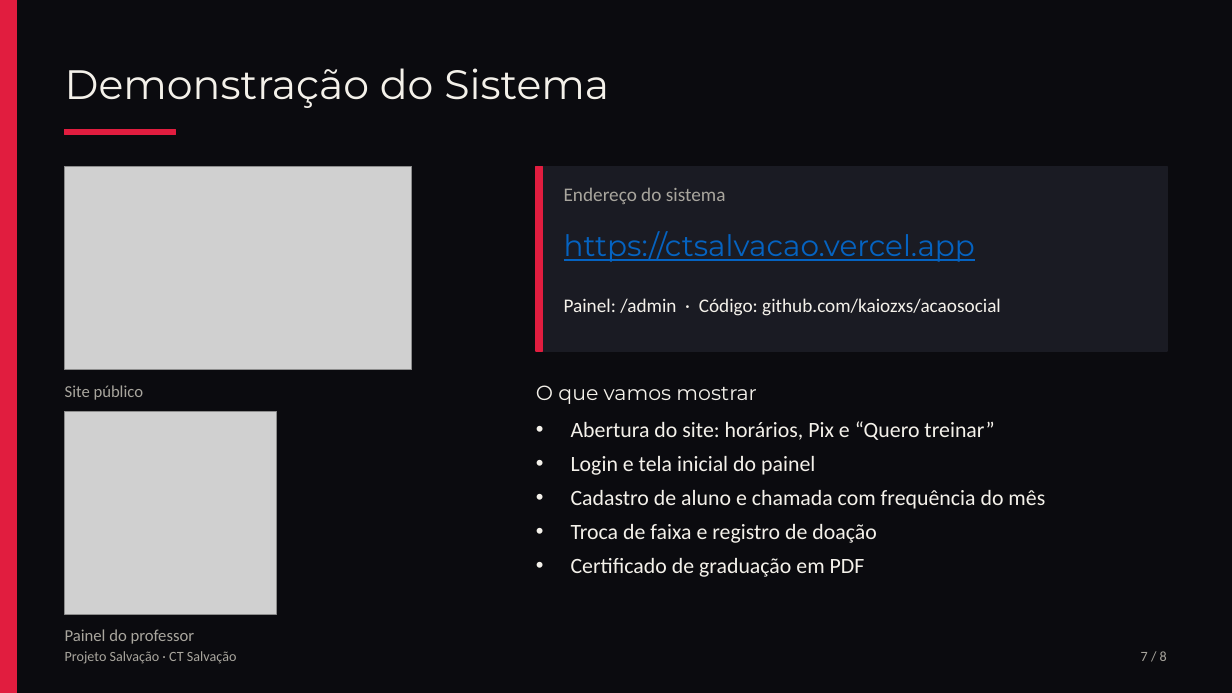
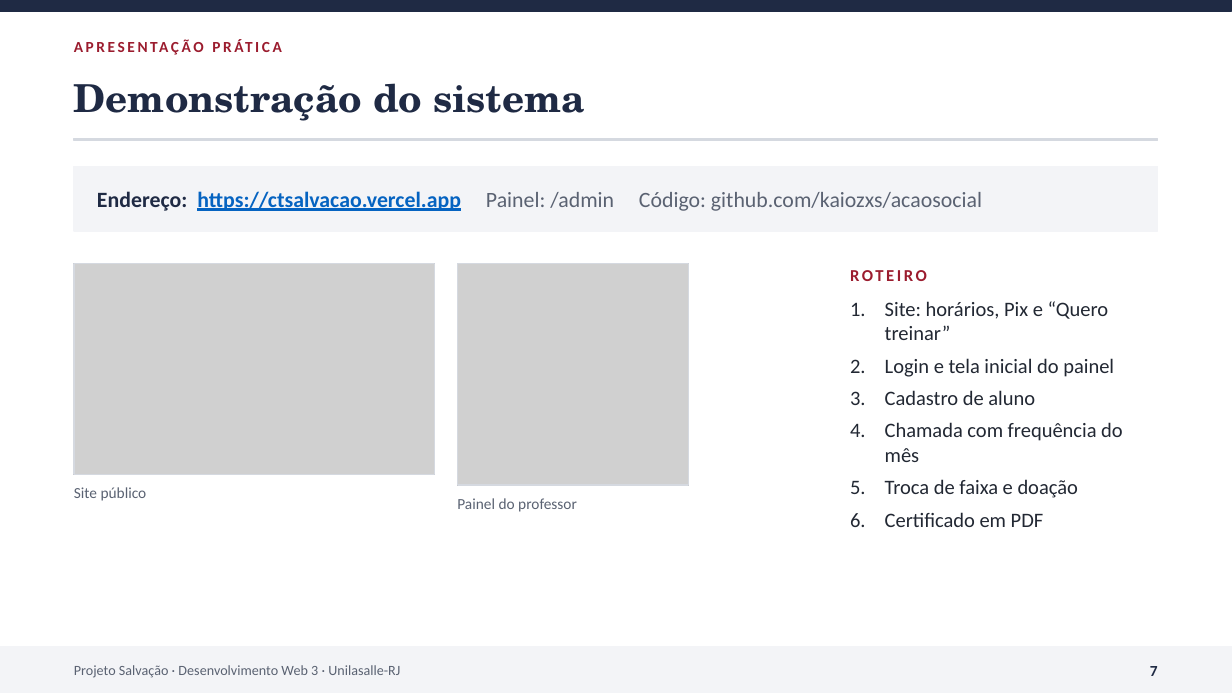
Before and after one commit to kaiozxs/acaosocial, a slide deck: slide 7 of docs/slides-projeto-de-extensao.pptx. Drawn at 1232x693 pixels with LibreOffice and Linux fonts; fonts in the diff are those of the drawing; grey boxes stand for pictures. Boxes give left, top, right and bottom in pixels: in the first picture for what was removed or moved away, otherwise in the second. Text is boxed around its words. In the diff, an @@ line names an element or a change of style, - is before the commit and + after.

```diff
--- a/docs/slides-projeto-de-extensao.pptx
+++ b/docs/slides-projeto-de-extensao.pptx
@@ background #0B0B0F to #FFFFFF @@
@@ rectangle removed at bbox=[0, 0, 17, 693] @@
@@ rectangle added at bbox=[0, 0, 1232, 11], fill #1F2A44, outline #1F2A44 1 pt @@
@@ text added at bbox=[74, 32, 813, 60], 12 pt, text #9B1C2E, bold @@
+APRESENTAÇÃO PRÁTICA
@@ text at bbox=[74, 83, 585, 121]: text changed; size 32 to 30 pt; font Montserrat to TeX Gyre Schola; text colour #F4F1EA to #1F2A44; bold on @@
-Demonstração do Sistema
+Demonstração do sistema
@@ rectangle removed at bbox=[65, 129, 176, 135] @@
@@ rectangle added at bbox=[74, 139, 1158, 140], fill #D5D9E0, outline #D5D9E0 1 pt @@
@@ rectangle added at bbox=[74, 166, 1158, 231], fill #F3F4F7, outline #F3F4F7 1 pt @@
@@ rectangle removed at bbox=[536, 166, 1167, 351] @@
@@ text at bbox=[97, 191, 982, 211]: text changed; size 15 to 17 pt; text colour #F4F1EA to #5A6272 @@
-Painel: /admin · Código: github.com/kaiozxs/acaosocial
+Endereço: https://ctsalvacao.vercel.app Painel: /admin Código: github.com/kaiozxs/acaosocial
@@ text removed at bbox=[564, 187, 726, 204] @@
-Endereço do sistema
@@ text removed at bbox=[564, 231, 975, 262] @@
-https://ctsalvacao.vercel.app
@@ picture: place and size @@
-picture at bbox=[65, 166, 412, 370]
+picture at bbox=[74, 263, 434, 474]
@@ rectangle: place and size @@
-rectangle at bbox=[536, 166, 543, 351]
+rectangle at bbox=[74, 263, 434, 474]
@@ rectangle at bbox=[74, 263, 434, 474]: fill #E11D3F to none; outline #E11D3F 1 pt to #D5D9E0 1 pt @@
@@ picture: place and size @@
-picture at bbox=[65, 411, 276, 615]
+picture at bbox=[457, 263, 689, 485]
@@ rectangle added at bbox=[457, 263, 689, 485], outline #D5D9E0 1 pt @@
@@ text "Site: horários, Pix e “Quero ...": place and size @@
-text "Site: horários, Pix e “Quero ..." at bbox=[571, 421, 1045, 577]
+text "Site: horários, Pix e “Quero ..." at bbox=[885, 301, 1123, 527]
@@ text added at bbox=[850, 270, 927, 281], 13 pt, text #9B1C2E, bold @@
+ROTEIRO
@@ text at bbox=[885, 301, 1109, 340]: text changed; size 17 to 16 pt; text colour #F4F1EA to #222833 @@
-• Abertura do site: horários, Pix e “Quero treinar”
+1. Site: horários, Pix e “Quero treinar”
@@ text at bbox=[885, 358, 1114, 377]: size 17 to 16 pt, text colour #F4F1EA to #222833 in "Login e tela inicial do painel"; bullet • to 1. @@
@@ text removed at bbox=[536, 385, 756, 404] @@
-O que vamos mostrar
@@ text at bbox=[885, 390, 1123, 527]: text changed; size 17 to 16 pt; text colour #F4F1EA to #222833 @@
-• Cadastro de aluno e chamada com frequência do mês
-• Troca de faixa e registro de doação
-• Certificado de graduação em PDF
+3. Cadastro de aluno
+4. Chamada com frequência do mês
+5. Troca de faixa e doação
+6. Certificado em PDF
@@ text "Site público": place and size @@
-text "Site público" at bbox=[65, 385, 144, 400]
+text "Site público" at bbox=[74, 487, 147, 501]
@@ text "Site público" at bbox=[74, 487, 147, 501]: size 13 to 12 pt, text colour #A9A69E to #5A6272 @@
@@ text "Painel do professor" at bbox=[457, 498, 577, 512]: size 13 to 12 pt, text colour #A9A69E to #5A6272 @@
@@ text "Painel do professor": place and size @@
-text "Painel do professor" at bbox=[65, 629, 195, 644]
+text "Painel do professor" at bbox=[457, 498, 577, 512]
@@ rectangle added at bbox=[0, 647, 1232, 693], fill #F3F4F7, outline #F3F4F7 1 pt @@
@@ text removed at bbox=[65, 651, 237, 664] @@
-Projeto Salvação · CT Salvação
@@ text added at bbox=[74, 665, 400, 678], 11 pt, text #5A6272 @@
+Projeto Salvação · Desenvolvimento Web 3 · Unilasalle-RJ
@@ text at bbox=[1150, 666, 1158, 676]: text changed; size 11 to 12 pt; text colour #A9A69E to #1F2A44; bold on @@
-7 / 8
+7
```
Also in this commit, not shown: 7 other slides changed, 4 other files.
